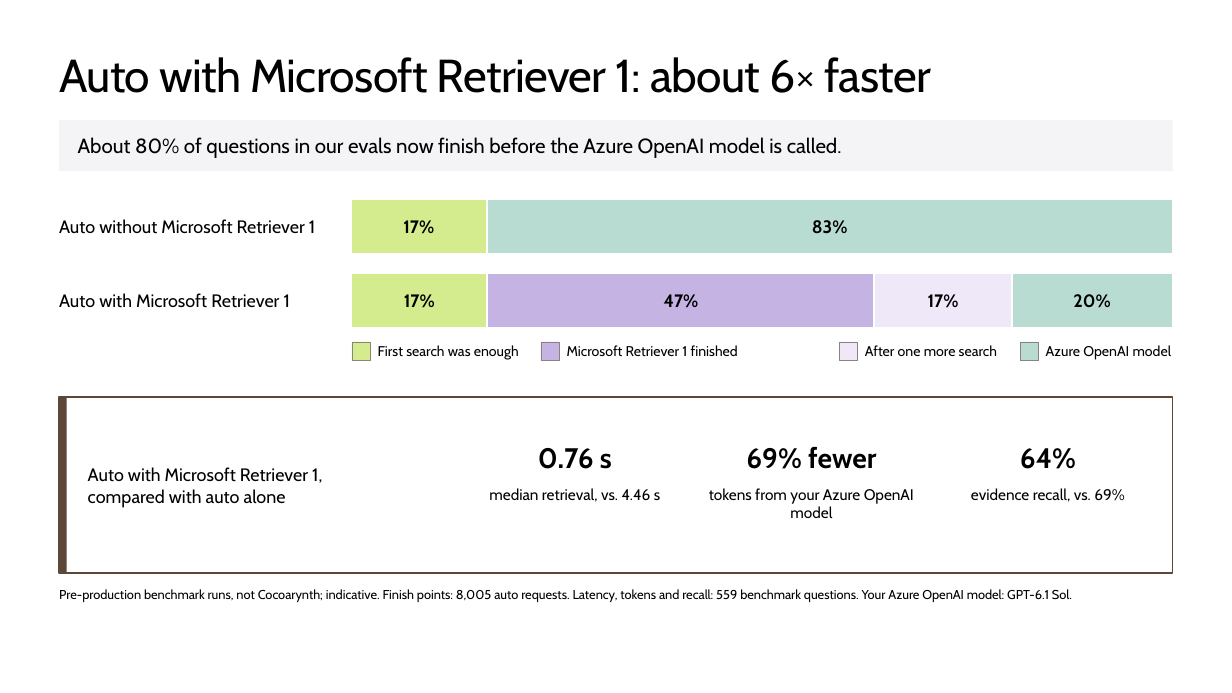
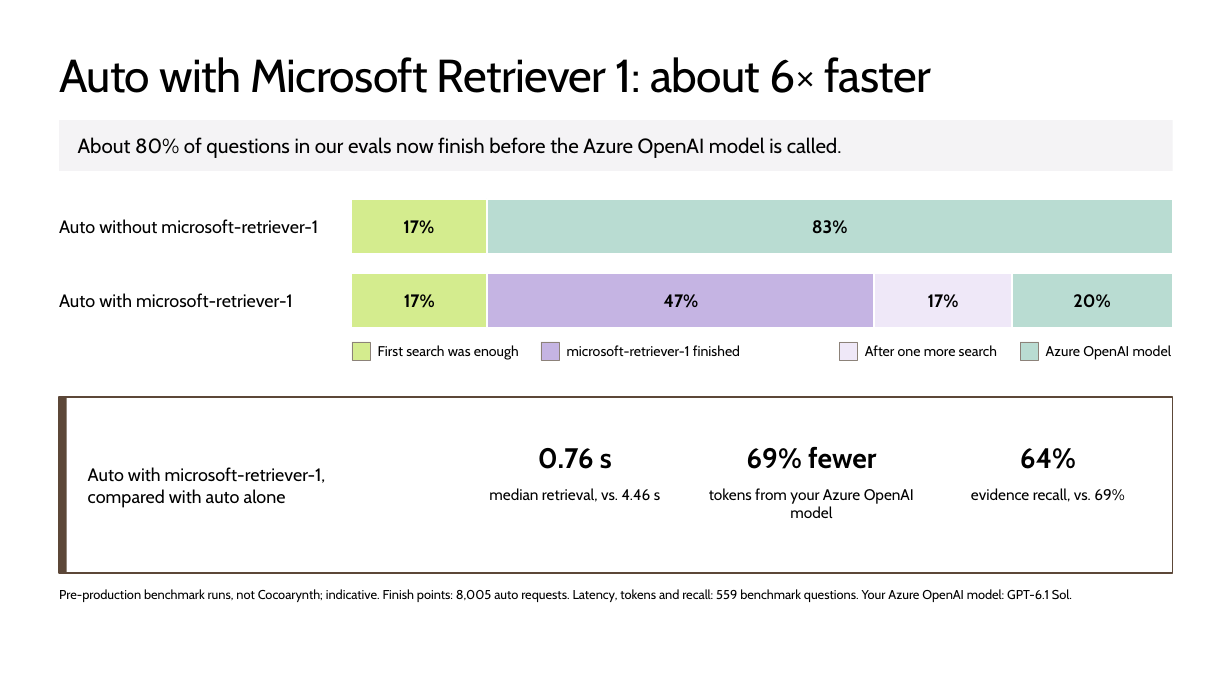
Before and after one commit to microsoft/ignite26-BRK300-building-agentic-retrieval-from-diy-to-foundry-iq, a slide deck: slide 33 of IgniteBRK300-WorkingDeck.pptx. Drawn at 1232x693 pixels with LibreOffice and Linux fonts; fonts in the diff are those of the drawing; background and template pictures are left out. Boxes give left, top, right and bottom in pixels: in the first picture for what was removed or moved away, otherwise in the second. Text is boxed around its words. In the diff, an @@ line names an element or a change of style, - is before the commit and + after.

```diff
--- a/IgniteBRK300-WorkingDeck.pptx
+++ b/IgniteBRK300-WorkingDeck.pptx
@@ text at [59, 219, 318, 234]: text changed @@
-Auto without Microsoft Retriever 1
+Auto without microsoft-retriever-1
@@ text at [59, 293, 293, 308]: text changed @@
-Auto with Microsoft Retriever 1
+Auto with microsoft-retriever-1
@@ text at [567, 345, 740, 356]: text changed @@
-Microsoft Retriever 1 finished
+microsoft-retriever-1 finished
@@ text at [88, 467, 326, 508]: text changed @@
-Auto with Microsoft Retriever 1,
-compared with auto alone
+Auto with microsoft-retriever-1,
+compared with auto alone
```
Also in this commit, not shown: 8 other slides changed, 1 other file.
